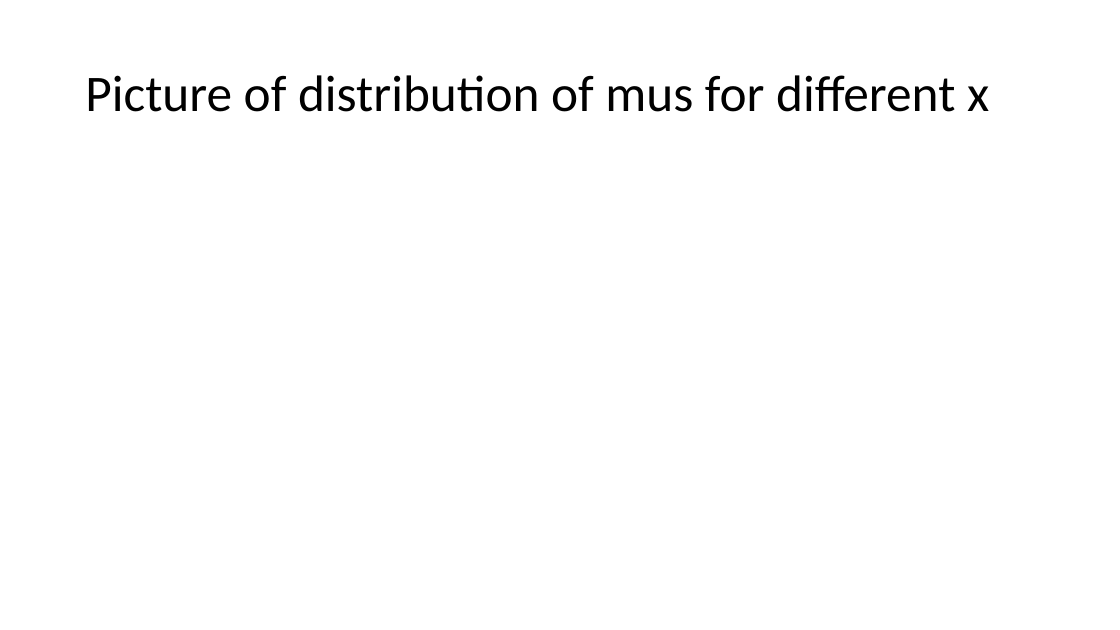
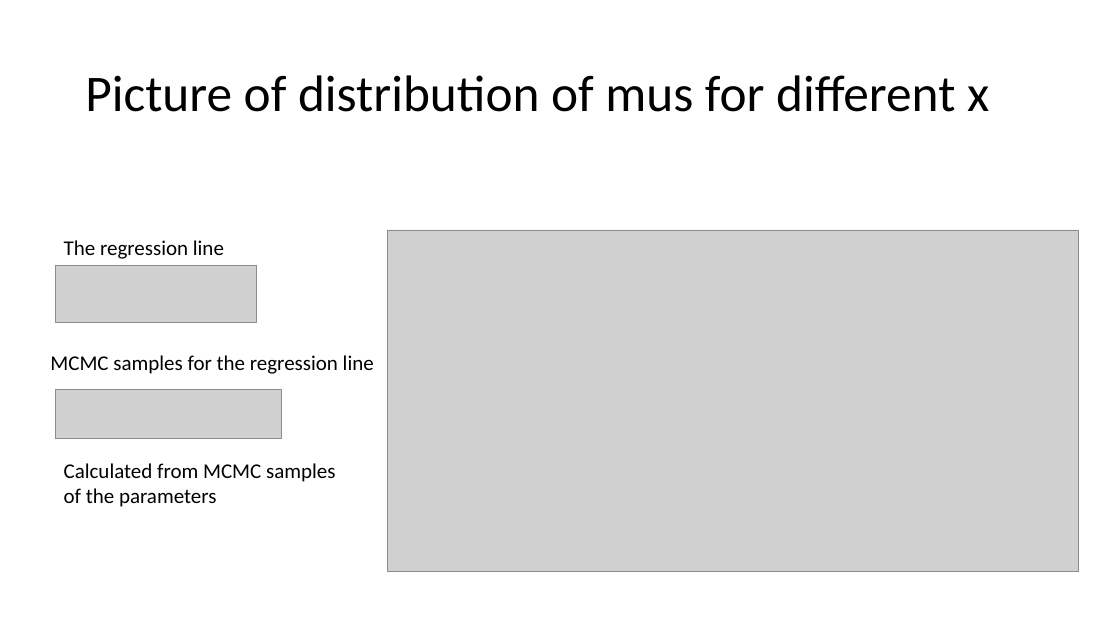
Before and after one commit to opherdonchin/StatisticalComputationAndAnalysis, a slide deck: slide 13 of Lectures/Lecture 6 Linear models.pptx. Drawn at 1120x630 pixels with LibreOffice and Linux fonts; fonts in the diff are those of the drawing; grey boxes stand for pictures. Boxes give left, top, right and bottom in pixels: in the first picture for what was removed or moved away, otherwise in the second. Text is boxed around its words. In the diff, an @@ line names an element or a change of style, - is before the commit and + after.

```diff
--- a/Lectures/Lecture 6 Linear models.pptx
+++ b/Lectures/Lecture 6 Linear models.pptx
@@ picture added at [388,230,1079,571] @@
@@ picture added at [55,266,257,323] @@
@@ text added at [64,240,224,259], 18 pt, text #000000 @@
+The regression line
@@ text added at [50,355,374,374], 18 pt, text #000000 @@
+MCMC samples for the regression line
@@ picture added at [55,390,281,439] @@
@@ text added at [64,463,335,507], 18 pt, text #000000 @@
+Calculated from MCMC samples
+of the parameters
```
Also in this commit, not shown: 4 other slides changed, 2 slides added, 1 other file.
